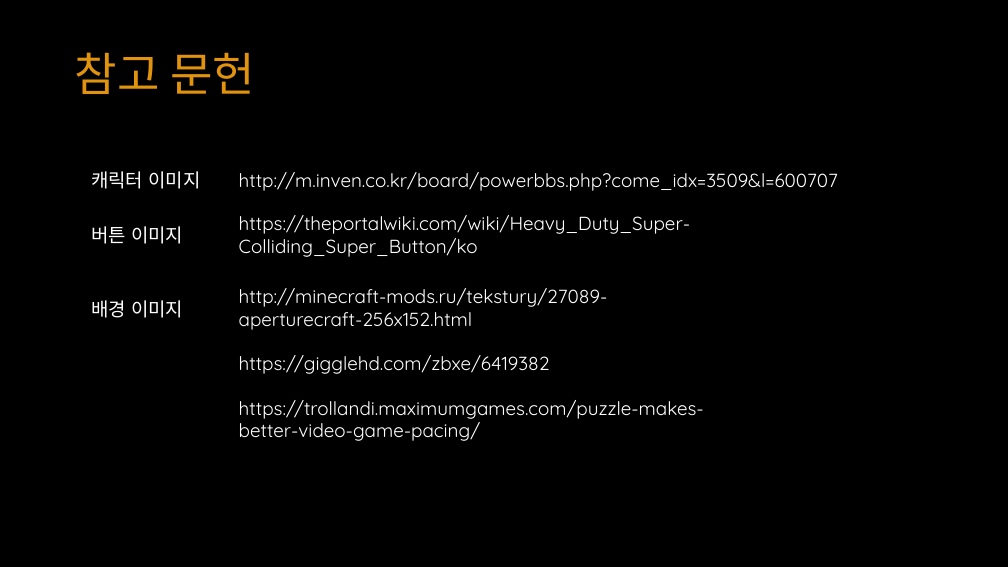
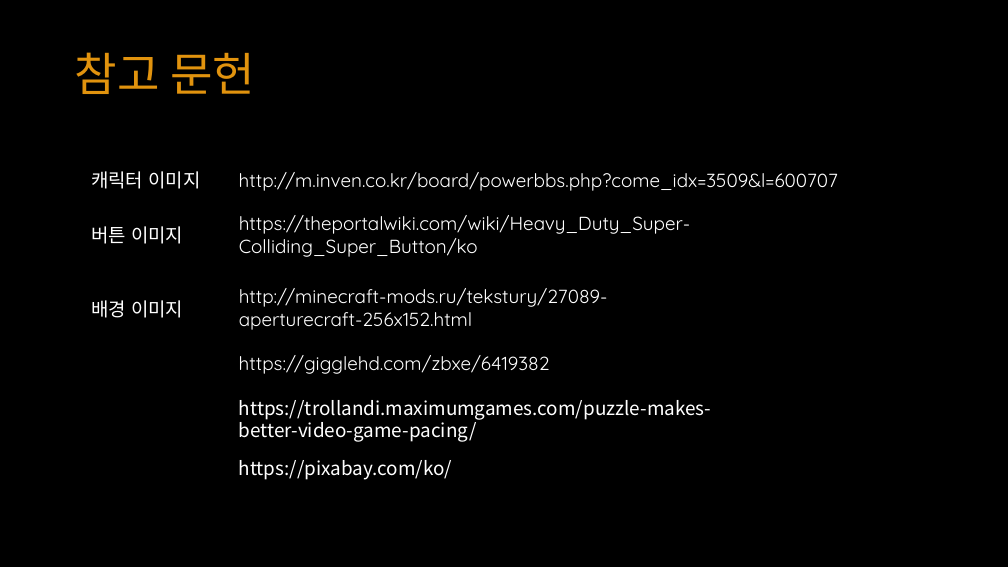
Before and after one commit to YKTeam/Room503, a slide deck: slide 19 of Document/Escape Cube(가제) ppt.pptx. Drawn at 1008x567 pixels with LibreOffice and Linux fonts; fonts in the diff are those of the drawing. Boxes give left, top, right and bottom in pixels: in the first picture for what was removed or moved away, otherwise in the second. Text is boxed around its words. In the diff, an @@ line names an element or a change of style, - is before the commit and + after.

```diff
--- a/Document/Escape Cube(가제) ppt.pptx
+++ b/Document/Escape Cube(가제) ppt.pptx
@@ text "https://trollandi.maximumgames.com/puzzle-makes-better-video ..." at box(239, 400, 711, 442): font Quicksand to Noto Sans CJK KR @@
@@ text added at box(239, 460, 452, 480), 18 pt, text #FFFFFF @@
+https://pixabay.com/ko/
```
Also in this commit, not shown: 8 other slides changed.
